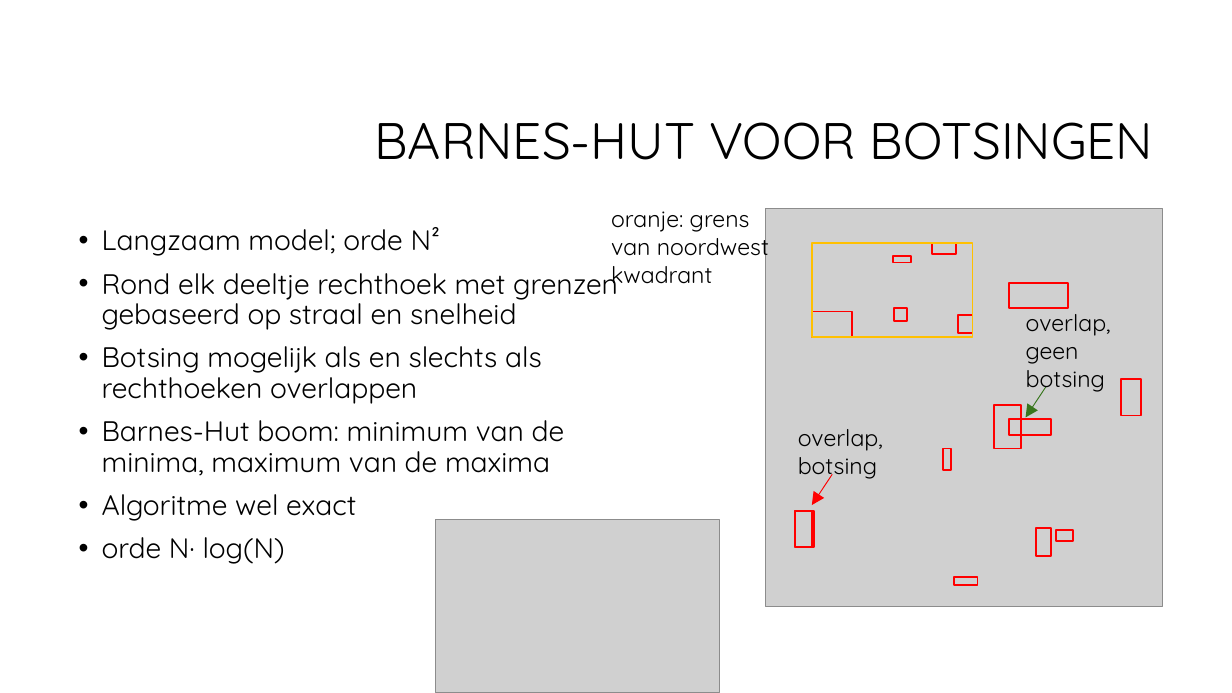
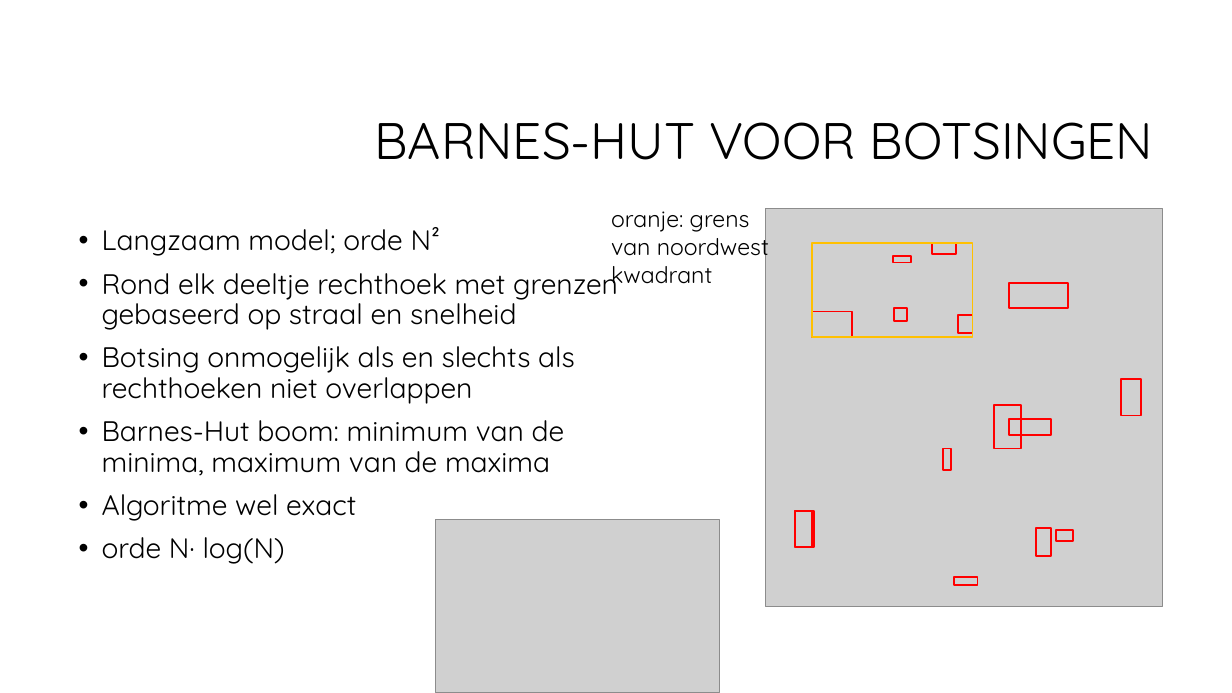
Before and after one commit to CBarendrecht/mod2b, a slide deck: slide 7 of Presentatie/Presentatie.pptx (slide 6 before the commit). Drawn at 1232x693 pixels with LibreOffice and Linux fonts; fonts in the diff are those of the drawing; grey boxes stand for pictures; background and template pictures are left out. Boxes give left, top, right and bottom in pixels: in the first picture for what was removed or moved away, otherwise in the second. Text is boxed around its words. In the diff, an @@ line names an element or a change of style, - is before the commit and + after.

Commit message:
PPT: aanpassingen barnes hut en nauwkeurigheid model; Nand simulaties

```diff
--- a/Presentatie/Presentatie.pptx
+++ b/Presentatie/Presentatie.pptx
@@ text at bbox=[102, 346, 575, 404]: text changed @@
-• Botsing mogelijk als en slechts als rechthoeken overlappen
+• Botsing onmogelijk als en slechts als rechthoeken niet overlappen
@@ group removed at bbox=[798, 307, 1111, 506]: 2 arrows, 2 texts @@
-overlap, geen botsing
-overlap, botsing
```
Also in this commit, not shown: 2 other slides changed, 1 slide added, 2 slides removed, 20 other files.
